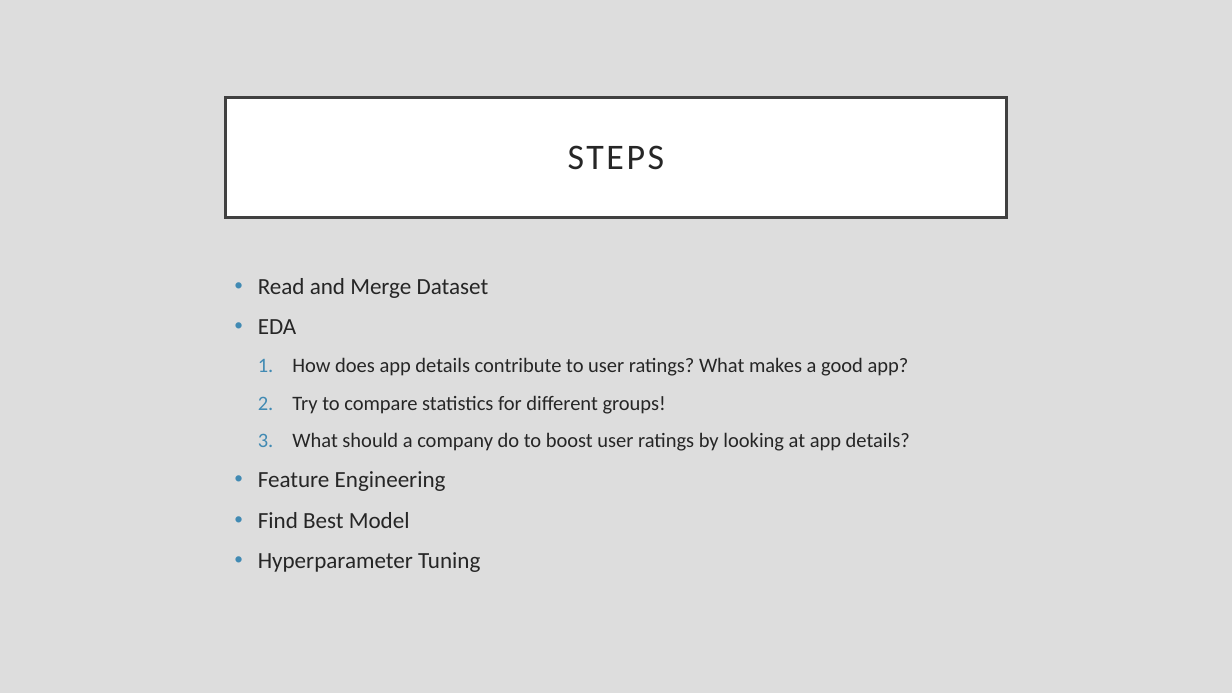
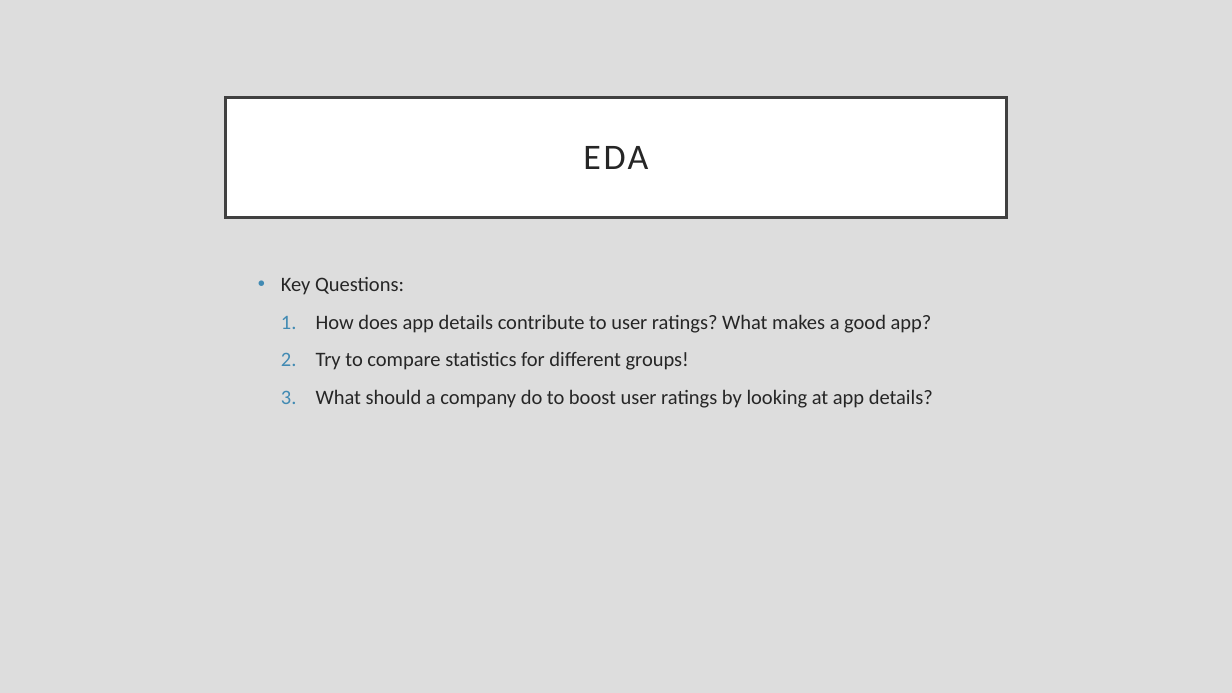
Before and after one commit to farrosmufid/Final_Project_Mobile_App_Store_Farros, a slide deck: slide 7 of Final_Project_ppt_Purwadhika.pptx (slide 5 before the commit). Drawn at 1232x693 pixels with LibreOffice and Linux fonts; fonts in the diff are those of the drawing. Boxes give left, top, right and bottom in pixels: in the first picture for what was removed or moved away, otherwise in the second. Text is boxed around its words. In the diff, an @@ line names an element or a change of style, - is before the commit and + after.

Commit message:
Fixed model

```diff
--- a/Final_Project_ppt_Purwadhika.pptx
+++ b/Final_Project_ppt_Purwadhika.pptx
@@ title at box(583, 146, 648, 169): text changed @@
-STEPS
+EDA
@@ text at box(281, 277, 404, 295): text changed; size 18 to 16 pt @@
-• Read and Merge Dataset
-• EDA
+  • Key Questions:
@@ text at box(316, 314, 933, 408): list level 2 to 3 in "How does app details contribute ..."; list level 2 to 3 in "Try to compare statistics for ..."; list level 2 to 3 in "What should a company do ..." @@
@@ text at box(258, 471, 480, 572): paragraphs removed @@
-• Feature Engineering
-• Find Best Model
-• Hyperparameter Tuning
```
Also in this commit, not shown: 5 other slides changed, 14 slides added, 1 slide removed, 8 other files.
